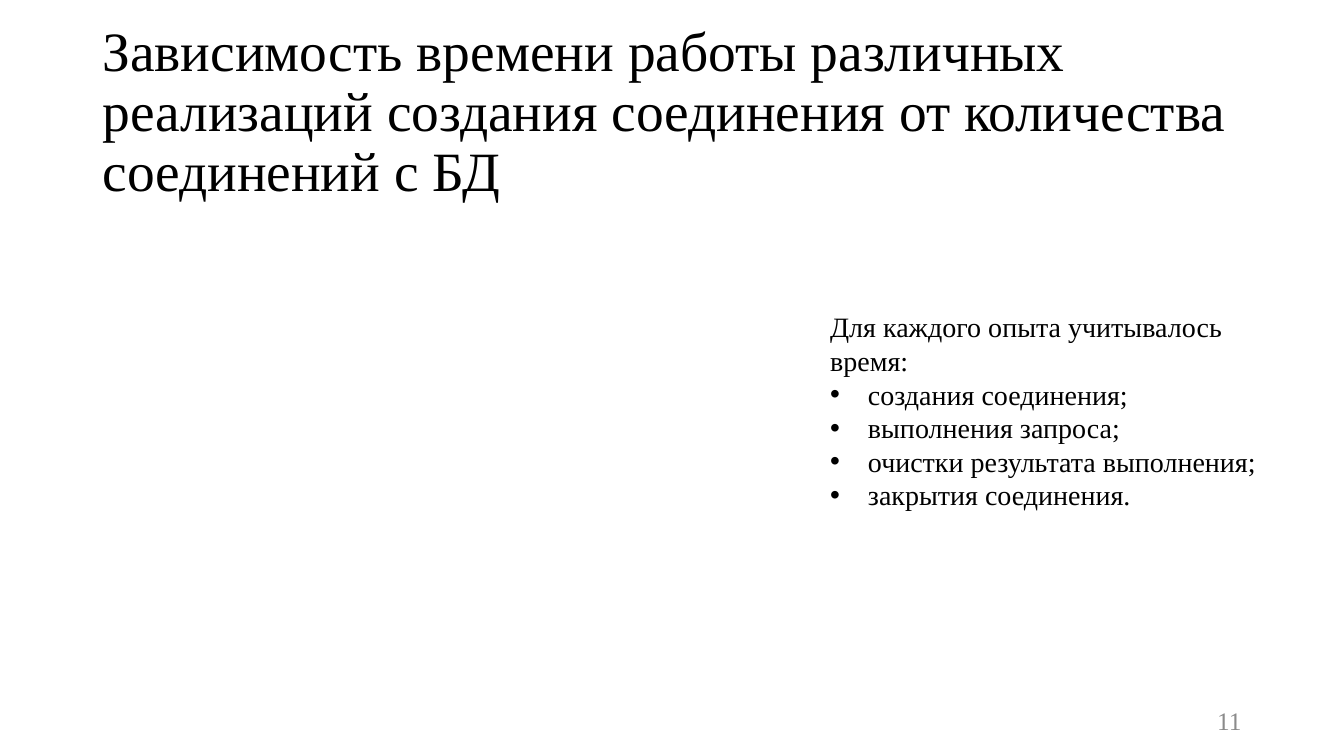
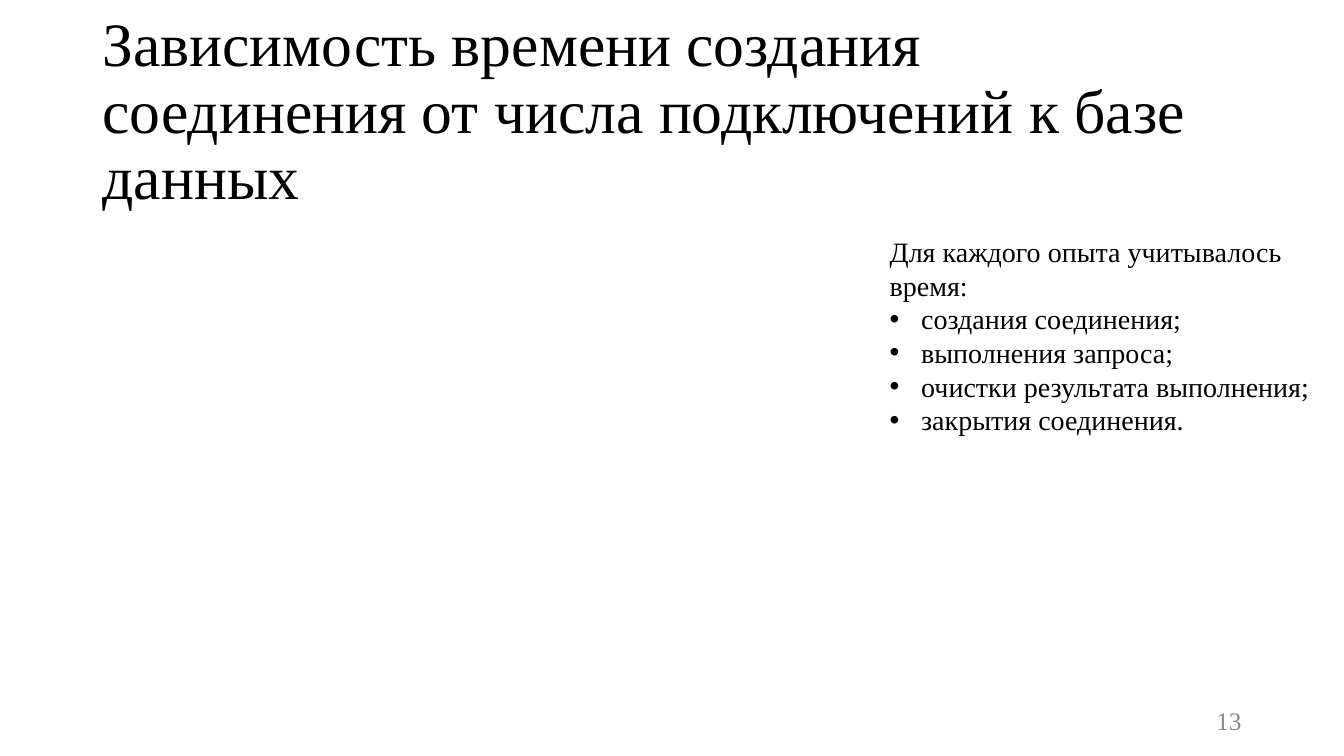
Before and after one commit to platosha-git/Diplom-theory, a slide deck: slide 13 of Презентация.pptx (slide 11 before the commit). Drawn at 1344x756 pixels with LibreOffice and Linux fonts; fonts in the diff are those of the drawing. Boxes give left, top, right and bottom in pixels: in the first picture for what was removed or moved away, otherwise in the second. Text is boxed around its words. In the diff, an @@ line names an element or a change of style, - is before the commit and + after.

```diff
--- a/Презентация.pptx
+++ b/Презентация.pptx
@@ title at [102, 25, 1184, 211]: text changed; size 39.6 to 44 pt @@
-Зависимость времени работы различных реализаций создания соединения от количества соединений с БД
+Зависимость времени создания соединения от числа подключений к базе данных
@@ text "Для каждого опыта учитывалось время:": place and size @@
-text "Для каждого опыта учитывалось время:" at [830, 318, 1256, 511]
+text "Для каждого опыта учитывалось время:" at [890, 243, 1309, 436]
@@ text at [921, 315, 1309, 436]: indent changed @@
@@ page number at [1216, 713, 1241, 730]: text changed @@
-11
+13
```
Also in this commit, not shown: 9 other slides changed, 2 slides added, 25 other files.
